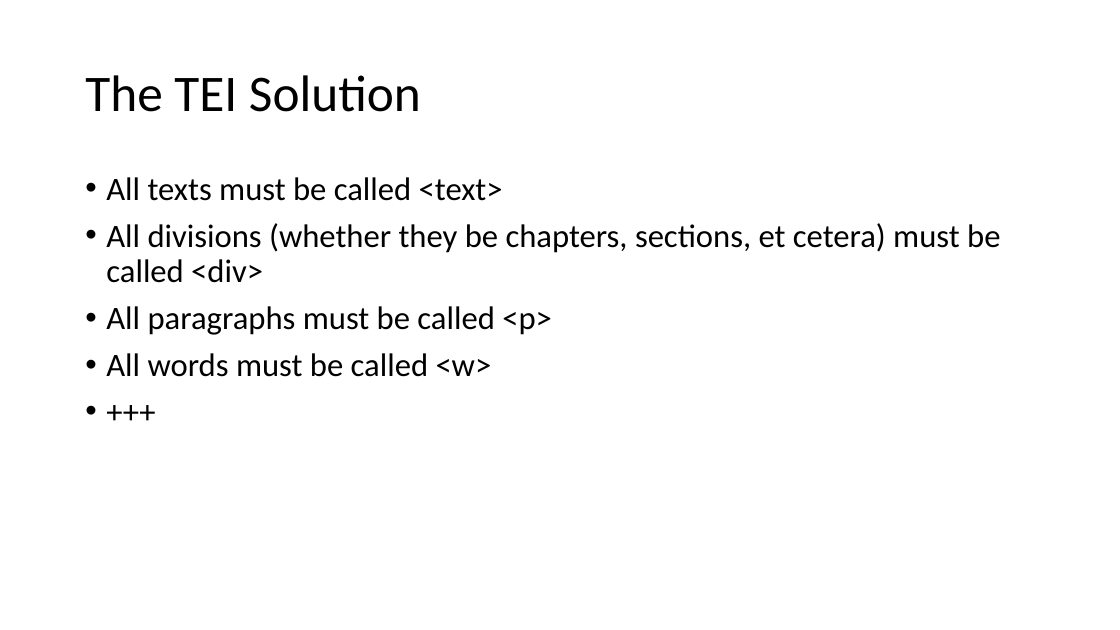
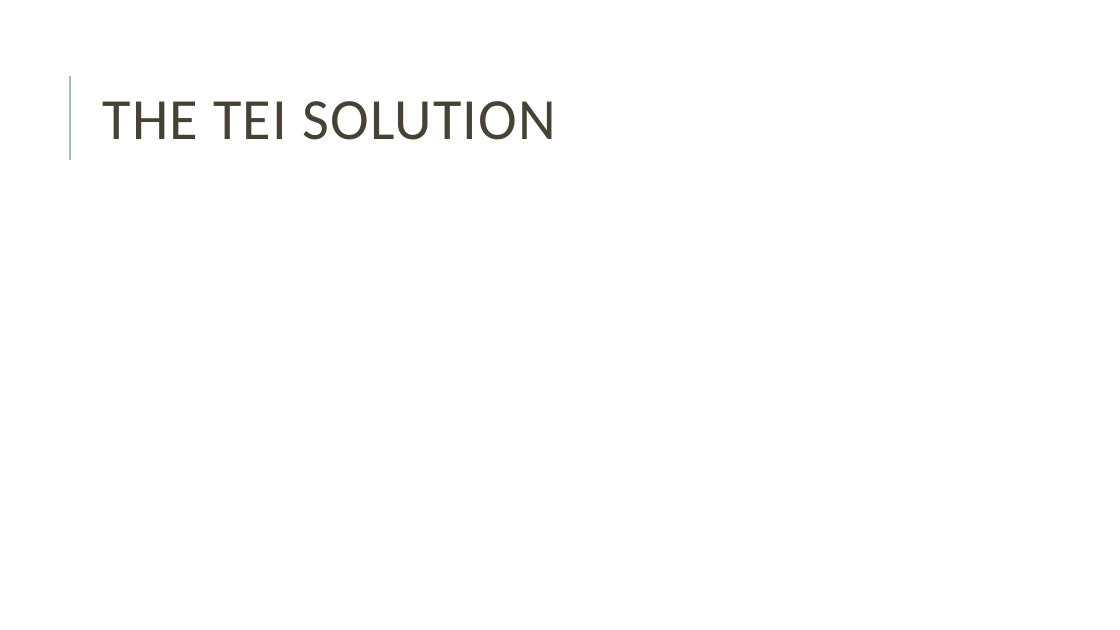
Before and after one commit to joeytakeda/teiworkshop, a slide deck: slide 95 of sept20/TEIWorkshop_1.pptx (slide 27 before the commit). Drawn at 1120x630 pixels with LibreOffice and Linux fonts; fonts in the diff are those of the drawing. Boxes give left, top, right and bottom in pixels: in the first picture for what was removed or moved away, otherwise in the second. Text is boxed around its words. In the diff, an @@ line names an element or a change of style, - is before the commit and + after.

```diff
--- a/sept20/TEIWorkshop_1.pptx
+++ b/sept20/TEIWorkshop_1.pptx
@@ line added from (70, 160) to (70, 76), #9CBEBD 1.5 pt @@
@@ title at bbox=[102, 101, 556, 140]: text changed; size 44 to 50 pt; text colour #000000 to #474233 @@
-The TEI Solution
+THE TEI SOLUTION
@@ text removed at bbox=[106, 177, 1000, 377] @@
-• All texts must be called <text>
-• All divisions (whether they be chapters, sections, et cetera) must be called <div>
-• All paragraphs must be called <p>
-• All words must be called <w>
-• +++
```
Also in this commit, not shown: 29 other slides changed, 89 slides added, 9 slides removed, 1 other file.
